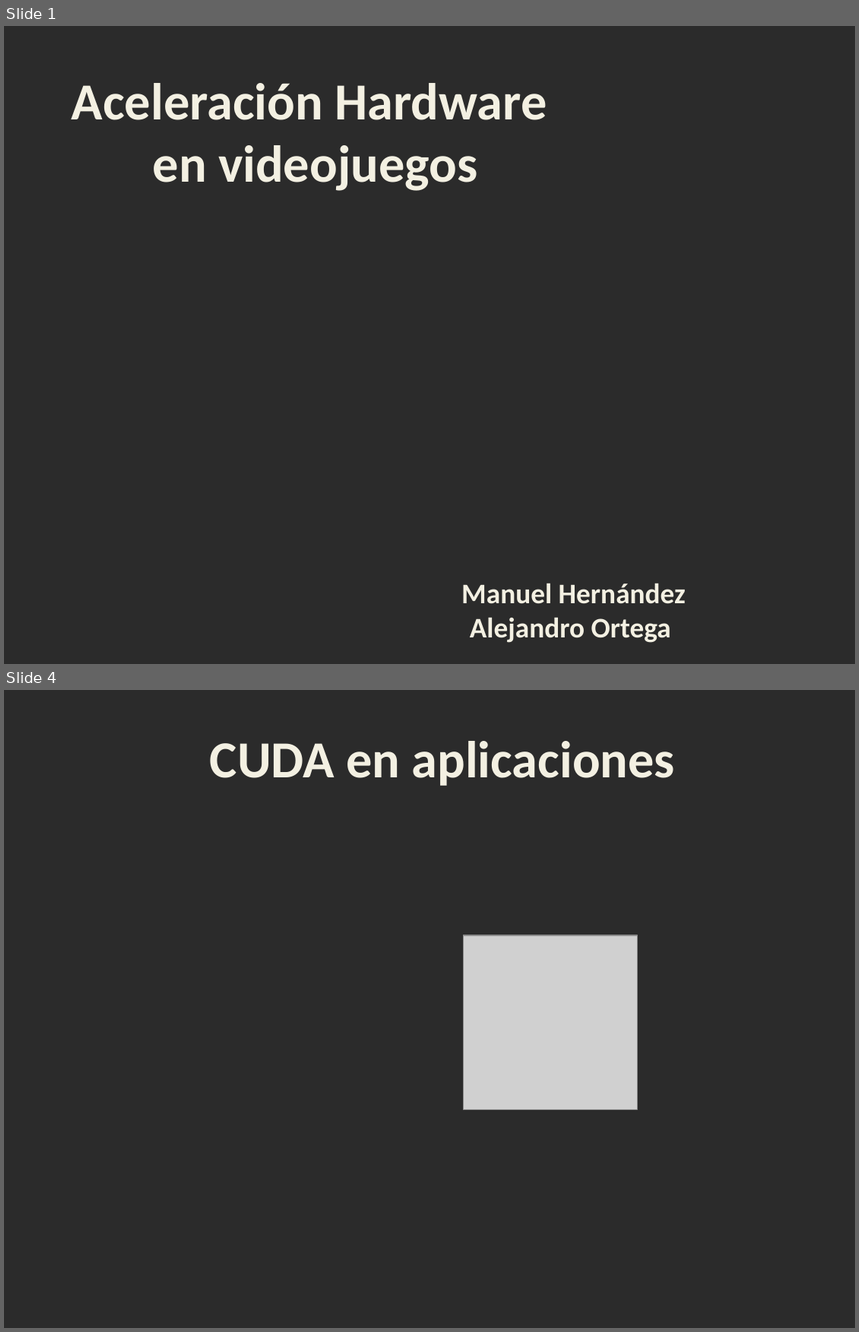
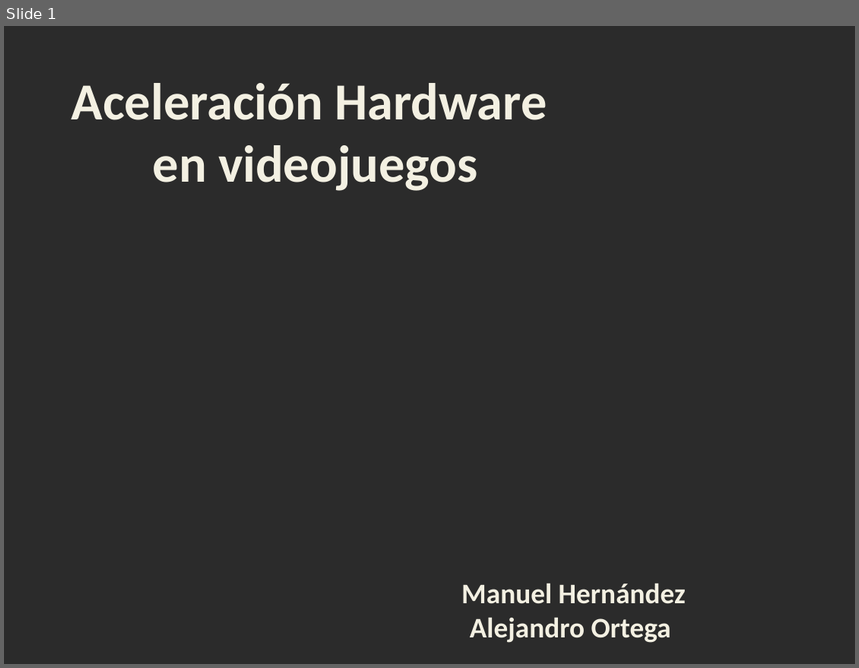
Before and after one commit to manherna/GPUS, a slide deck: Presen.pptx. Shown one above the other, each under a label of ours: slides 1 and 4 before the commit, slide 1 after it; the slides between them are not shown. The pictures are 859x1332 and 859x668 pixels, drawn with LibreOffice and Linux fonts; fonts in the diff are those of the drawing; grey boxes stand for pictures; background and template pictures are left out; a plain dark background stands for a picture behind light text. Boxes give left, top, right and bottom in pixels: in the first picture for what was removed or moved away, otherwise in the second. Text is boxed around its words. In the diff, an @@ line names an element or a change of style, - is before the commit and + after.

```diff
--- a/Presen.pptx
+++ b/Presen.pptx
@@ slide 4 removed at [4, 690, 855, 1328], background picture (left out) @@
@@ text removed at [210, 741, 675, 786] @@
-CUDA en aplicaciones
@@ picture removed at [463, 935, 637, 1110] @@
```
Also in this commit, not shown: 2 slides changed, 1 slide added, 1 other slide removed.
